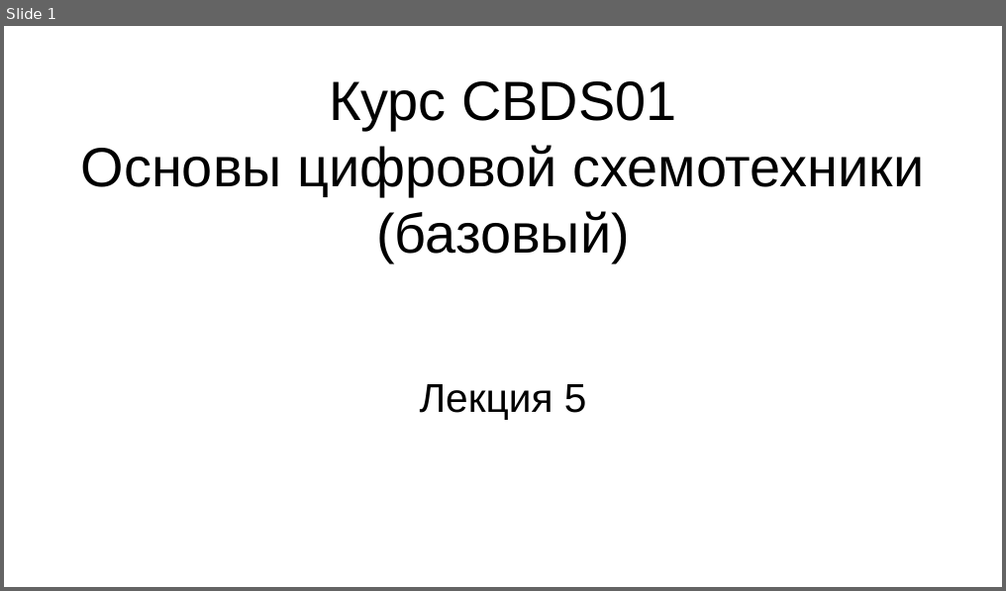
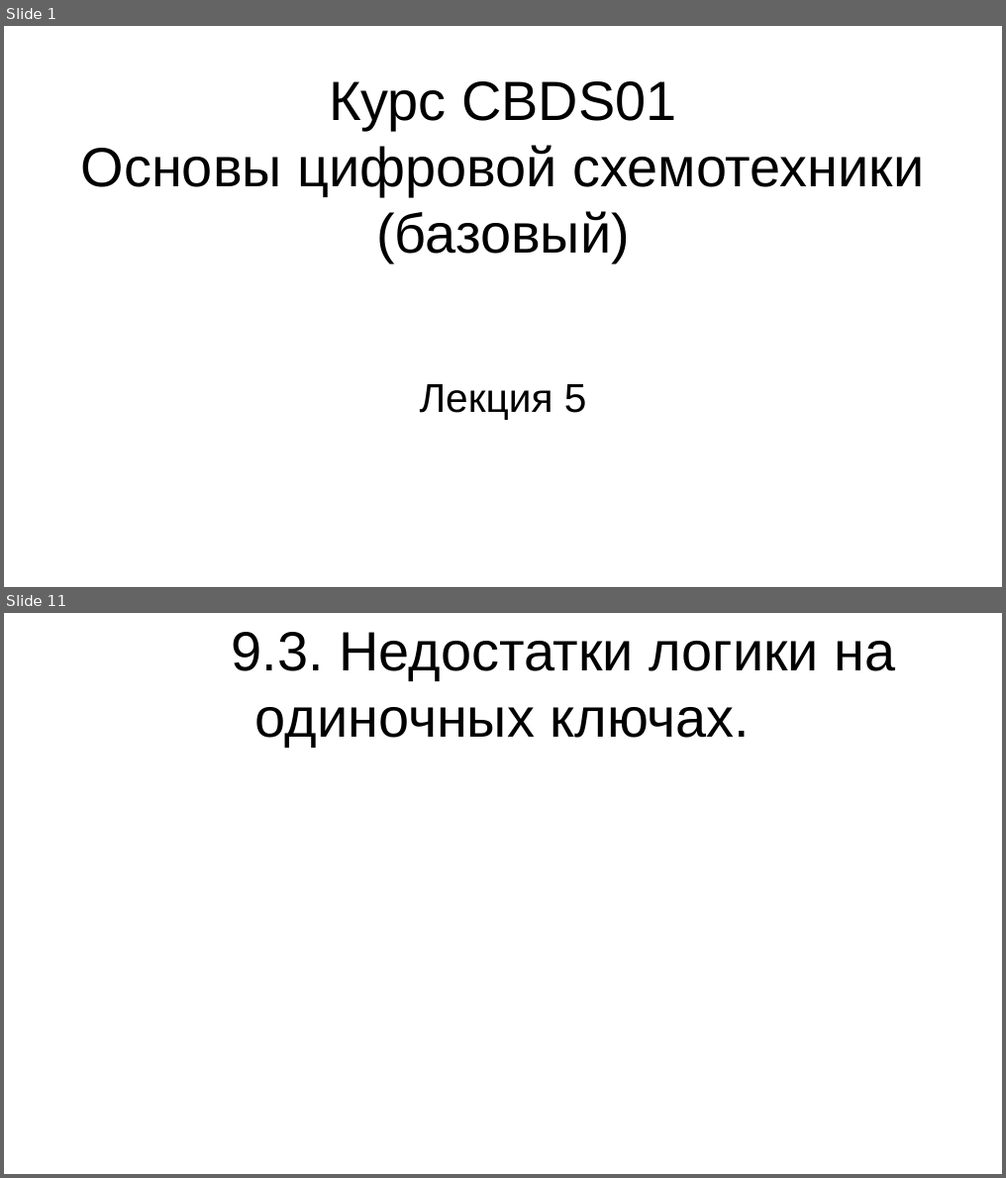
Before and after one commit to steelcraft/stud-lab, a slide deck: Лекции/СBDS01#L5.odp. Shown one above the other, each under a label of ours: slide 1 before the commit, slides 1 and 11 after it; the slides between them are not shown. The pictures are 1006x591 and 1006x1178 pixels, drawn with LibreOffice and Linux fonts; fonts in the diff are those of the drawing. Boxes give left, top, right and bottom in pixels: in the first picture for what was removed or moved away, otherwise in the second. Text is boxed around its words. In the diff, an @@ line names an element or a change of style, - is before the commit and + after.

```diff
--- a/Лекции/СBDS01#L5.odp
+++ b/Лекции/СBDS01#L5.odp
@@ slide 11 added at [4,613,1002,1174], background #FFFFFF @@
@@ title added at [232,632,895,747], 44 pt, text #000000 @@
+9.3. Недостатки логики на одиночных ключах.
```
Also in this commit, not shown: 15 other slides added.
